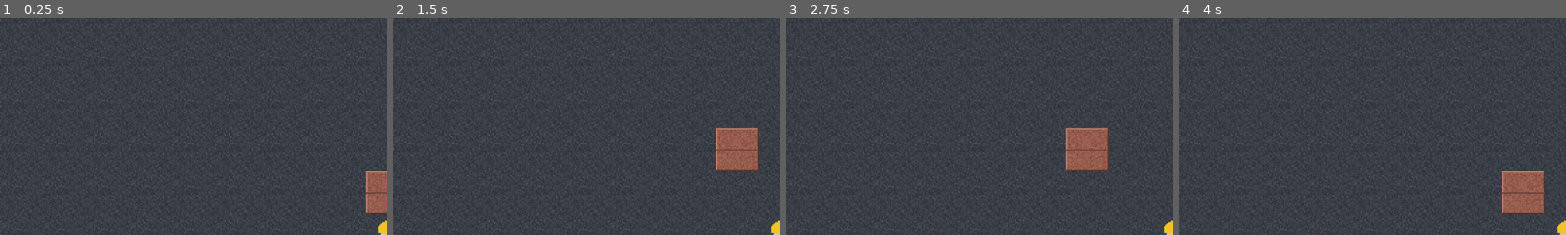
Above: before the commit, frames 1-4 (left to right).
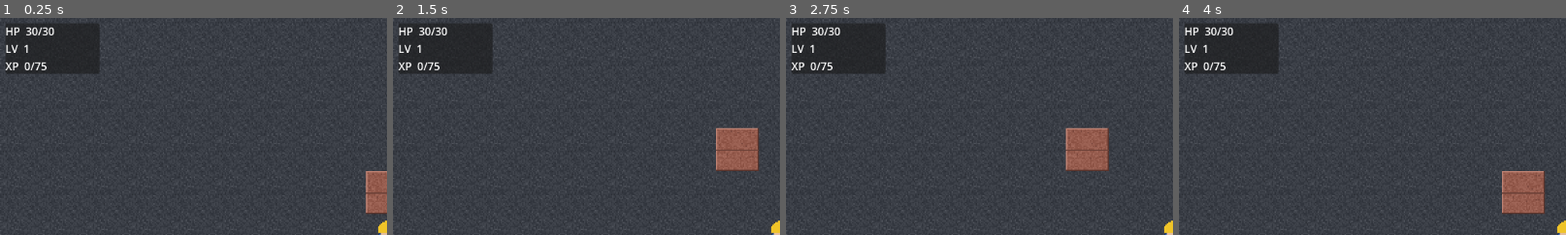
Above: after the commit, the same moments.

Repository: hundycougar/modern-rpg
Game: Godot game, scene res://main/world.tscn
Same seed, same stepped clock (60 frames per second), same inputs: the game is played once before the commit and once after it.
Inputs:
- Up to frame 1 (0.25 s): no input
- Up to frame 2 (1.5 s): tap Enter at 0.5 s; hold D (move_right) 0.53-1.28 s; hold S (move_down) from 1.28 s (still down)
- Up to frame 3 (2.75 s): tap Space at 2 s; release S (move_down) at 2.03 s; hold D (move_right) from 2.03 s (still down)
- Up to frame 4 (4 s): tap Enter at 2.75 s; release D (move_right) at 2.78 s; hold W (move_up) 2.78-3.53 s; tap Space at 3.5 s; hold A (move_left) from 3.53 s (still down)
The pictures show only the part of the screen within x 0-50%, y 0-50%; the shares and areas given below are measured in that part.

The runs differ from the first frame. In frame 1, 3.8% of the frame differs, in the area x 1-26%, y 2-26%; in frame 2, 3.8%; in frame 3, 3.8%; in frame 4, 3.8%.

Commit message:
Factory: M1 build passing acceptance test

Diff:
--- a/game/game_manager.gd
+++ b/game/game_manager.gd
@@ -14,6 +14,9 @@
 var player_attack: int = 10
 var player_defense: int = 2
 var player_agility: int = 8
+
+var player_level: int = 1
+var player_xp: int = 0
 
 # enemy_id -> seconds left until it respawns.
 var _defeated: Dictionary = {}
@@ -33,6 +36,43 @@
 	player_attack = 10
 	player_defense = 2
 	player_agility = 8
+	player_level = 1
+	player_xp = 0
+
+
+# XP needed to go from `level` to `level + 1`.
+func xp_for_level(level: int) -> int:
+	return int(round(50.0 * pow(level, 1.5) + 25.0 * level))
+
+
+func xp_reward(enemy_type: String) -> int:
+	match enemy_type:
+		"thug":
+			return 30
+		"drone":
+			return 40
+		_:
+			return 0
+
+
+# Banks XP, spending it on as many levels as it covers. Returns levels gained.
+func gain_xp(amount: int) -> int:
+	player_xp += amount
+	var gained := 0
+	while player_xp >= xp_for_level(player_level):
+		player_xp -= xp_for_level(player_level)
+		_level_up()
+		gained += 1
+	return gained
+
+
+func _level_up() -> void:
+	player_level += 1
+	player_max_hp += 5
+	player_attack += 2
+	player_defense += 1
+	player_agility += 1
+	player_hp = player_max_hp
 
 
 # Records the enemy that triggered the fight and where to put the player back.
@@ -48,6 +88,7 @@
 	last_result = result
 	if result == "player" and pending_enemy_id != -1:
 		_defeated[pending_enemy_id] = respawn_delay
+		gain_xp(xp_reward(pending_enemy_type))
 
 
 func is_defeated(enemy_id: int) -> bool:
--- a/main/world.tscn
+++ b/main/world.tscn
@@ -7,6 +7,7 @@
 [ext_resource type="Script" path="res://main/overworld_enemy.gd" id="5_enemy"]
 [ext_resource type="Texture2D" path="res://assets/enemy_thug.png" id="6_thug_tex"]
 [ext_resource type="Texture2D" path="res://assets/enemy_drone.png" id="7_drone_tex"]
+[ext_resource type="PackedScene" path="res://ui/hud.tscn" id="8_hud"]
 
 [node name="World" type="Node2D"]
 script = ExtResource("1_world")
@@ -68,3 +69,5 @@
 limit_top = 0
 limit_right = 3200
 limit_bottom = 3200
+
+[node name="HUD" parent="." instance=ExtResource("8_hud")]
--- /dev/null
+++ b/ui/hud.gd
@@ -0,0 +1,20 @@
+extends CanvasLayer
+
+# Overworld readout of the player's progression. Polls `Game` each frame so it
+# picks up changes made in battle without any wiring.
+
+@onready var _label: Label = $Panel/Label
+
+
+func _process(_delta: float) -> void:
+	refresh()
+
+
+func refresh() -> void:
+	_label.text = "HP  %d/%d\nLV  %d\nXP  %d/%d" % [
+		Game.player_hp,
+		Game.player_max_hp,
+		Game.player_level,
+		Game.player_xp,
+		Game.xp_for_level(Game.player_level),
+	]
--- /dev/null
+++ b/ui/hud.tscn
@@ -0,0 +1,18 @@
+[gd_scene load_steps=2 format=3]
+
+[ext_resource type="Script" path="res://ui/hud.gd" id="1_hud"]
+
+[node name="HUD" type="CanvasLayer"]
+script = ExtResource("1_hud")
+
+[node name="Panel" type="PanelContainer" parent="."]
+offset_left = 8.0
+offset_top = 8.0
+offset_right = 148.0
+offset_bottom = 78.0
+
+[node name="Label" type="Label" parent="Panel"]
+layout_mode = 2
+text = "HP  30/30
+LV  1
+XP  0/75"
Not shown: 1 places in main/world.tscn that only renumber resources
Not shown, added: tests/test_m3b.gd.uid
Not shown, added: ui/hud.gd.uid
